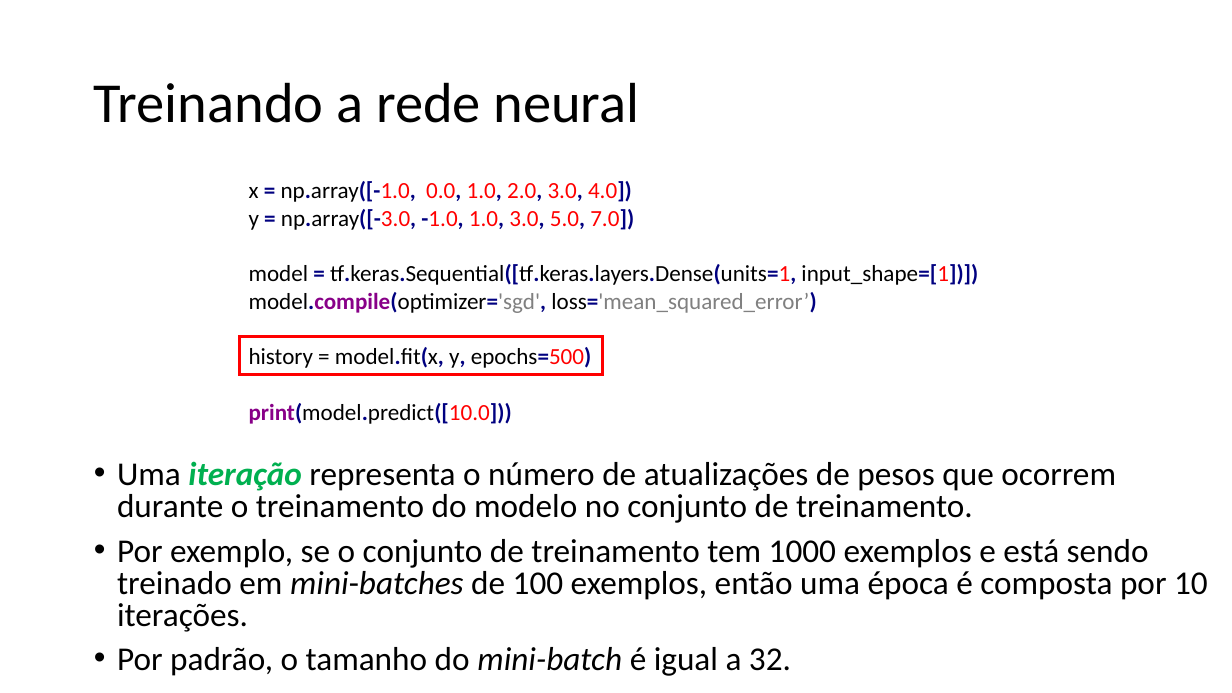
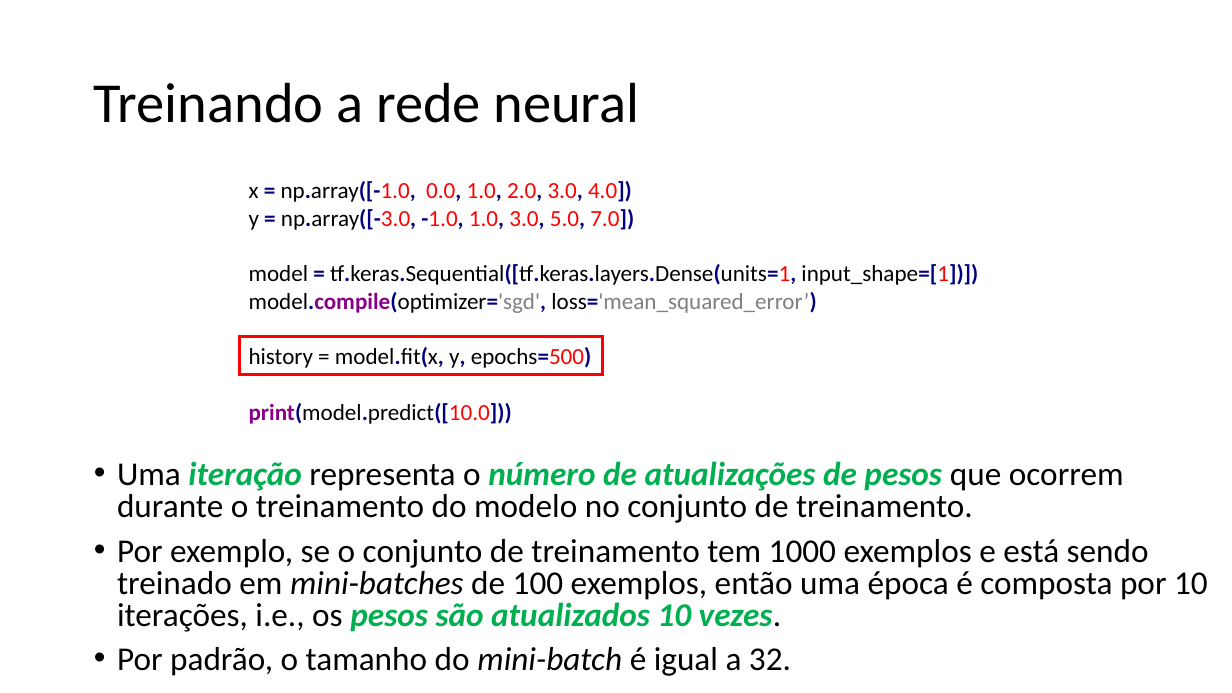
Before and after one commit to zz4fap/tp557-iot-ml, a slide deck: slide 21 of slides/TP557_7_Regressão_com_DNNs_parte_I.pptx. Drawn at 1232x693 pixels with LibreOffice and Linux fonts; fonts in the diff are those of the drawing. Boxes give left, top, right and bottom in pixels: in the first picture for what was removed or moved away, otherwise in the second. Text is boxed around its words. In the diff, an @@ line names an element or a change of style, - is before the commit and + after.

```diff
--- a/slides/TP557_7_Regressão_com_DNNs_parte_I.pptx
+++ b/slides/TP557_7_Regressão_com_DNNs_parte_I.pptx
@@ text at (117,461,1124,523): text colour #000000 to #00B050, bold on, italic on in "número de atualizações de pesos" @@
@@ text at (117,539,1208,632): text changed @@
-• Por exemplo, se o conjunto de treinamento tem 1000 exemplos e está sendo treinado em mini-batches de 100 exemplos, então uma época é composta por 10 iterações.
+• Por exemplo, se o conjunto de treinamento tem 1000 exemplos e está sendo treinado em mini-batches de 100 exemplos, então uma época é composta por 10 iterações, i.e., os pesos são atualizados 10 vezes.
```
Also in this commit, not shown: 5 other slides changed, 3 other files.
